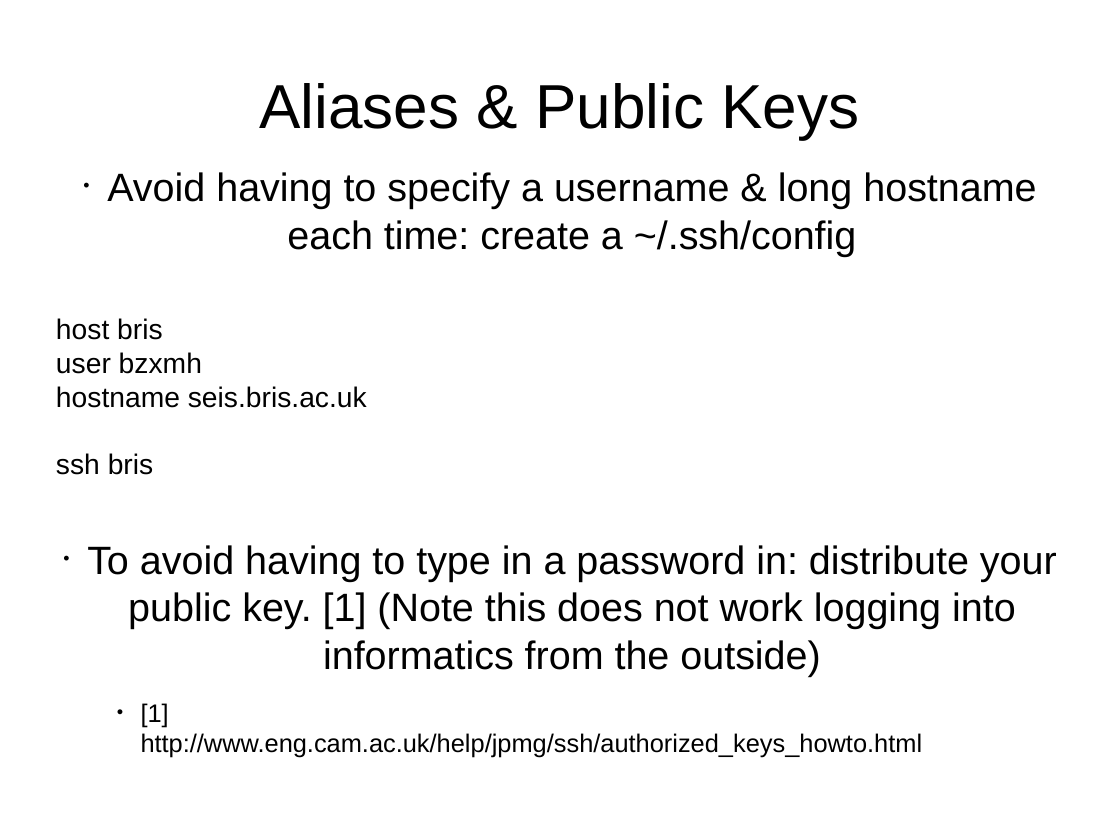
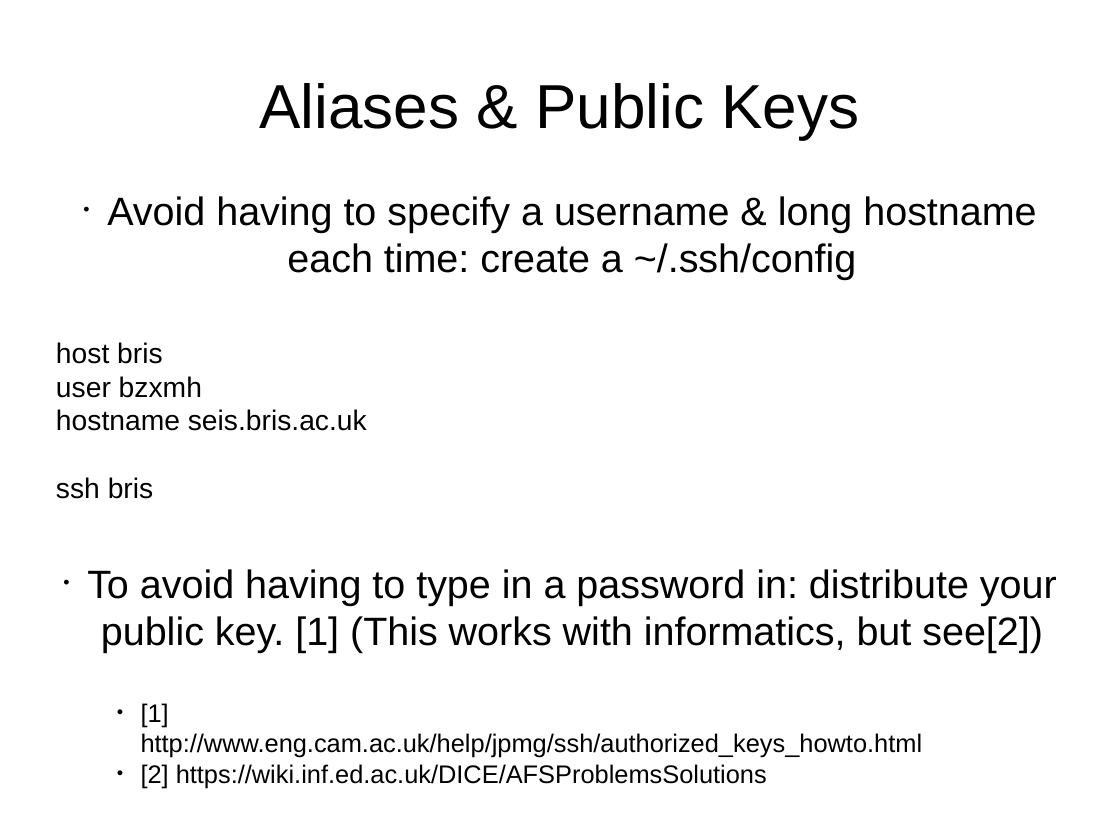
Before and after one commit to mikehulluk/IntroductionToResearchComputing, a slide deck: slide 10 of Wk2/WorkingRemotelyAndSynchronously.odp. Drawn at 1120x840 pixels with LibreOffice and Linux fonts; fonts in the diff are those of the drawing. Boxes give left, top, right and bottom in pixels: in the first picture for what was removed or moved away, otherwise in the second. Text is boxed around its words. In the diff, an @@ line names an element or a change of style, - is before the commit and + after.

Commit message:
Added Public Key on Dice info....

```diff
--- a/Wk2/WorkingRemotelyAndSynchronously.odp
+++ b/Wk2/WorkingRemotelyAndSynchronously.odp
@@ subtitle "Avoid having to specify a ...": place and size @@
-subtitle "Avoid having to specify a ..." at (56,172,1057,676)
+subtitle "Avoid having to specify a ..." at (56,196,1057,653)
@@ subtitle at (87,569,1057,653): text changed @@
-• To avoid having to type in a password in: distribute your public key. [1] (Note this does not work logging into informatics from the outside)
+• To avoid having to type in a password in: distribute your public key. [1] (This works with informatics, but see[2])
@@ text at (141,764,767,788): paragraph added @@
+● [2] https://wiki.inf.ed.ac.uk/DICE/AFSProblemsSolutions
```
Also in this commit, not shown: 1 other slide changed.
